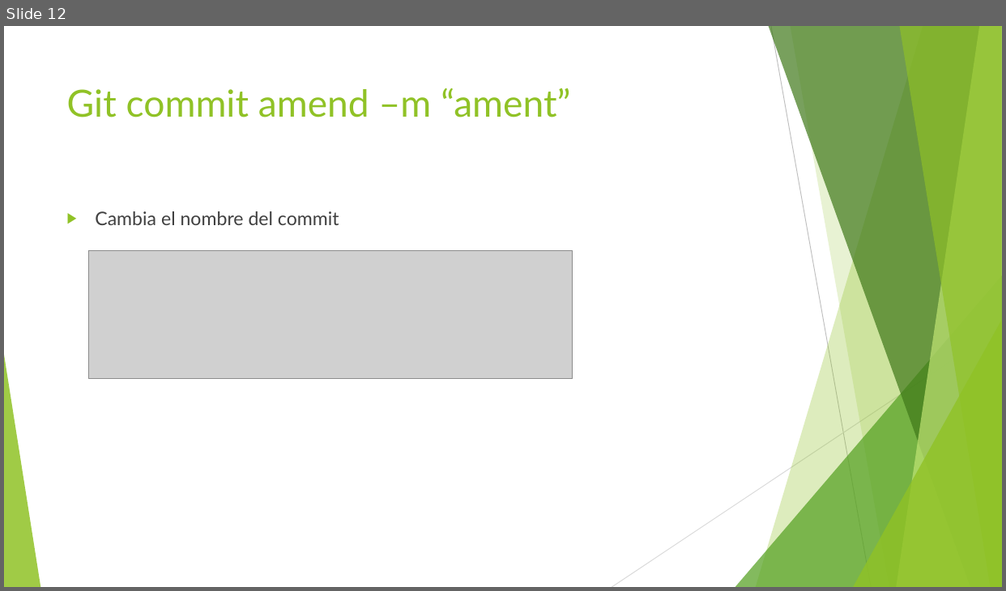
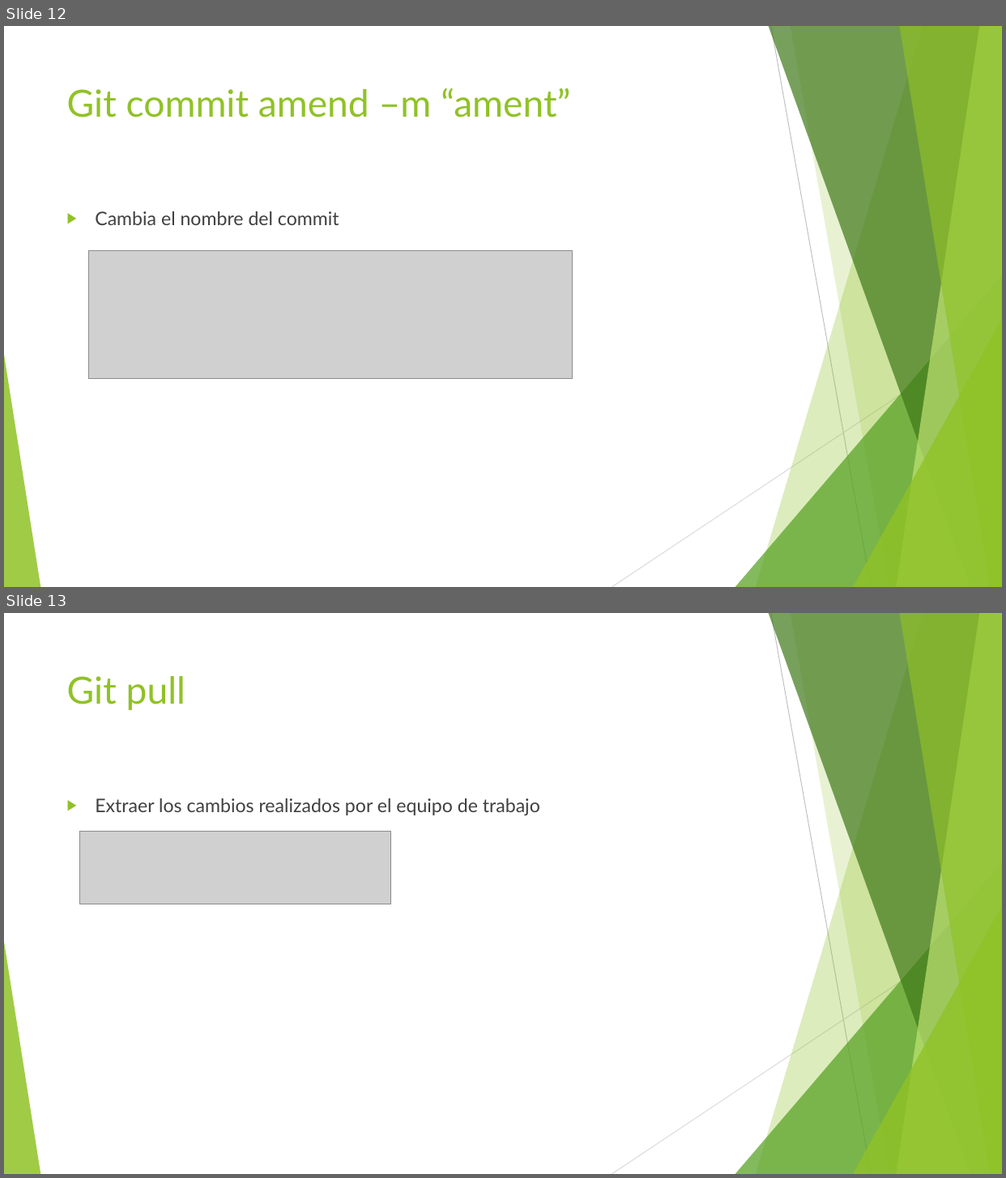
Before and after one commit to Benjamin98100/Benja-Activity21062022, a slide deck: Practica Git y GitHub.pptx. Shown one above the other, each under a label of ours: slide 12 before the commit, slides 12 and 13 after it. The pictures are 1006x591 and 1006x1178 pixels, drawn with LibreOffice and Linux fonts; fonts in the diff are those of the drawing; grey boxes stand for pictures. Boxes give left, top, right and bottom in pixels: in the first picture for what was removed or moved away, otherwise in the second. Text is boxed around its words. In the diff, an @@ line names an element or a change of style, - is before the commit and + after.

Commit message:
agregre mi trabajo

```diff
--- a/Practica Git y GitHub.pptx
+++ b/Practica Git y GitHub.pptx
@@ slide 13 added at box(4, 613, 1002, 1174), background #FFFFFF; not listed: 10 template elements that a slide beside it also shows @@
@@ title added at box(67, 676, 185, 710), 36 pt, text #90C226 @@
+Git pull
@@ text added at box(95, 798, 540, 815), 18 pt, text #404040 @@
+▶ Extraer los cambios realizados por el equipo de trabajo
@@ picture added at box(79, 832, 390, 905) @@
```
Also in this commit, not shown: 5 other slides added, 1 slide removed.
